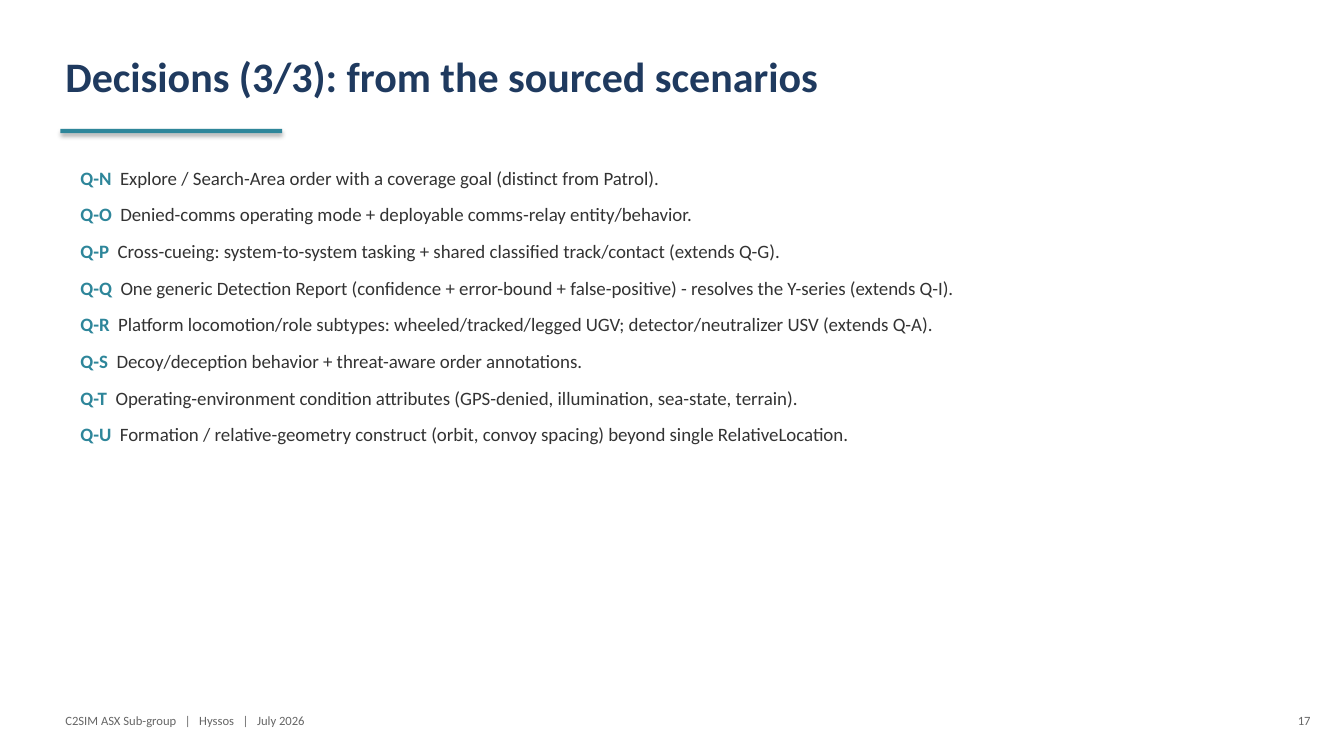
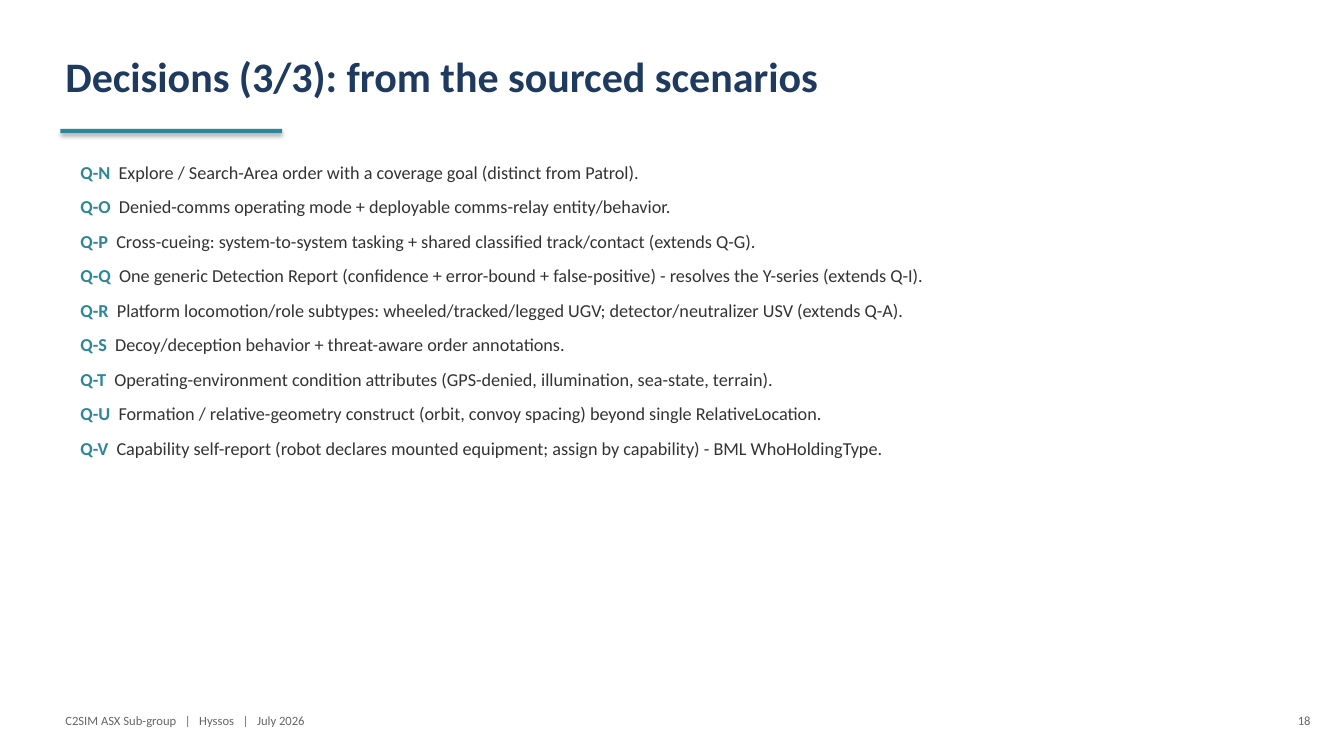
Before and after one commit to hyssostech/C2SIMArtifacts, a slide deck: slide 18 of Subgroups/ASX/InstantiationReview/ASX-Instantiation-Findings.pptx (slide 17 before the commit). Drawn at 1344x756 pixels with LibreOffice and Linux fonts; fonts in the diff are those of the drawing. Boxes give left, top, right and bottom in pixels: in the first picture for what was removed or moved away, otherwise in the second. Text is boxed around its words. In the diff, an @@ line names an element or a change of style, - is before the commit and + after.

```diff
--- a/Subgroups/ASX/InstantiationReview/ASX-Instantiation-Findings.pptx
+++ b/Subgroups/ASX/InstantiationReview/ASX-Instantiation-Findings.pptx
@@ text at <box>80,166,922,423</box>: size 13.5 to 13 pt in "Q-N Explore / Search-Area order with a ...", "Q-O Denied-comms operating mode + deployable comms-relay ...", "Q-P Cross-cueing: system-to-system tasking + shared classifi ...", "Q-Q One generic Detection Report (confidence + ..." and 4 more places; less space between paragraphs @@
@@ text at <box>80,442,882,458</box>: paragraph added @@
+Q-V Capability self-report (robot declares mounted equipment; assign by capability) - BML WhoHoldingType.
@@ text at <box>1298,716,1311,725</box>: text changed @@
-17
+18
```
Also in this commit, not shown: 4 other slides changed, 1 slide added, 6 other files.
